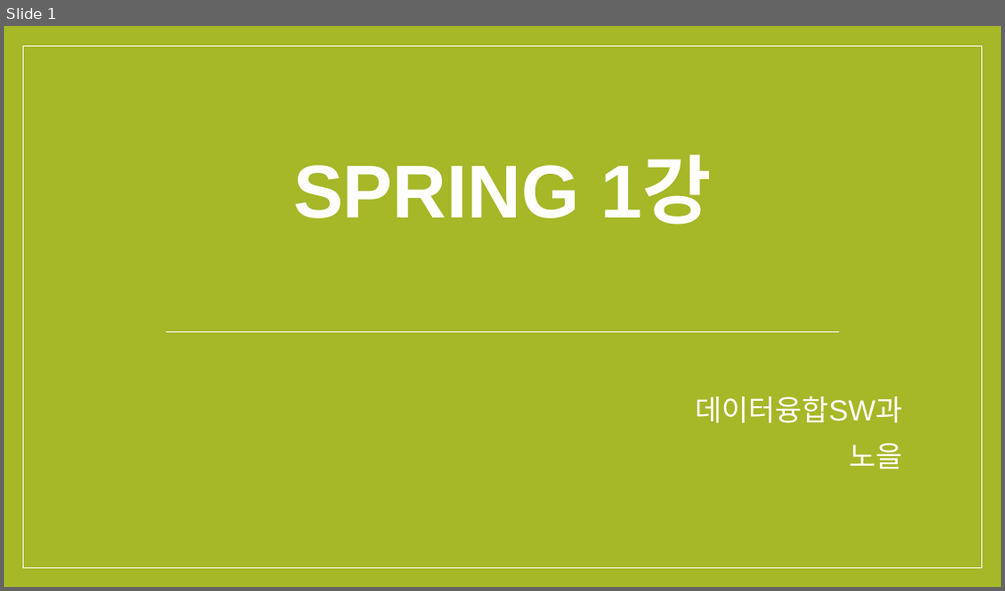
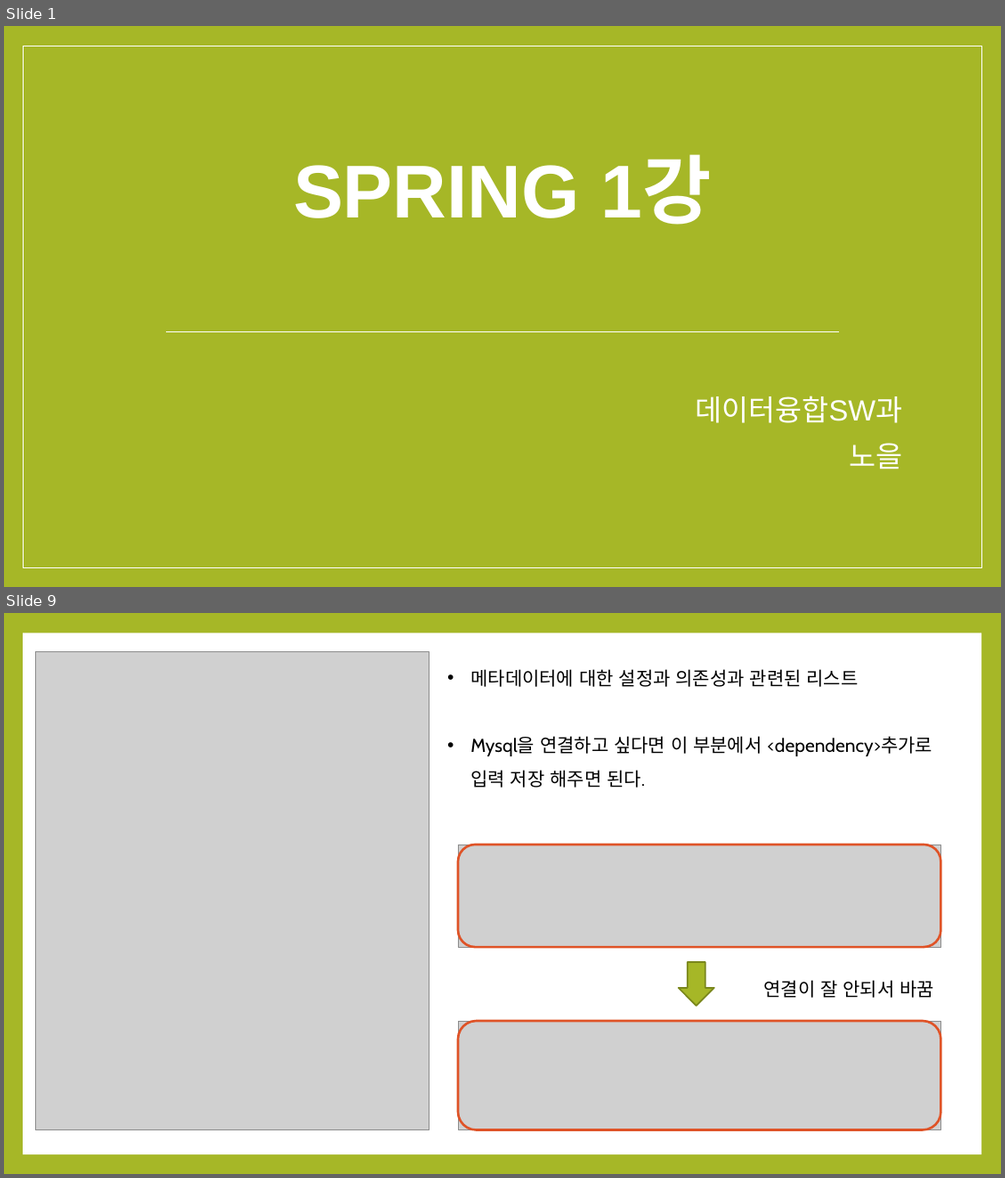
Before and after one commit to noheul1030/KOPO-Spring, a slide deck: KOPO-Spring(윤교수님)/Spring과제/Spring1강PPT.pptx. Shown one above the other, each under a label of ours: slide 1 before the commit, slides 1 and 9 after it; the slides between them are not shown. The pictures are 1005x591 and 1005x1178 pixels, drawn with LibreOffice and Linux fonts; fonts in the diff are those of the drawing; grey boxes stand for pictures. Boxes give left, top, right and bottom in pixels: in the first picture for what was removed or moved away, otherwise in the second. Text is boxed around its words. In the diff, an @@ line names an element or a change of style, - is before the commit and + after.

```diff
--- a/KOPO-Spring(윤교수님)/Spring과제/Spring1강PPT.pptx
+++ b/KOPO-Spring(윤교수님)/Spring과제/Spring1강PPT.pptx
@@ slide 9 added at (x1=4, y1=613, x2=1001, y2=1174), background #A6B727 @@
@@ rectangle added at (x1=23, y1=633, x2=981, y2=1154), fill #FFFFFF @@
@@ picture added at (x1=35, y1=652, x2=428, y2=1130) @@
@@ text added at (x1=470, y1=669, x2=932, y2=787), 18 pt, text #000000 @@
+• 메타데이터에 대한 설정과 의존성과 관련된 리스트
+• Mysql을 연결하고 싶다면 이 부분에서 <dependency>추가로 입력 저장 해주면 된다.
@@ picture added at (x1=458, y1=844, x2=941, y2=947) @@
@@ rounded rectangle added at (x1=458, y1=844, x2=941, y2=947), outline #DF5327 2.25 pt @@
@@ down arrow added at (x1=679, y1=962, x2=714, y2=1005), fill #A6B727, outline #7B871D 1.5 pt @@
@@ text added at (x1=763, y1=980, x2=934, y2=997), 18 pt, text #000000 @@
+연결이 잘 안되서 바꿈
@@ rounded rectangle added at (x1=458, y1=1021, x2=941, y2=1130), outline #DF5327 2.25 pt @@
@@ picture added at (x1=459, y1=1021, x2=941, y2=1130) @@
```
Also in this commit, not shown: 8 other slides added, 12 slides removed.
